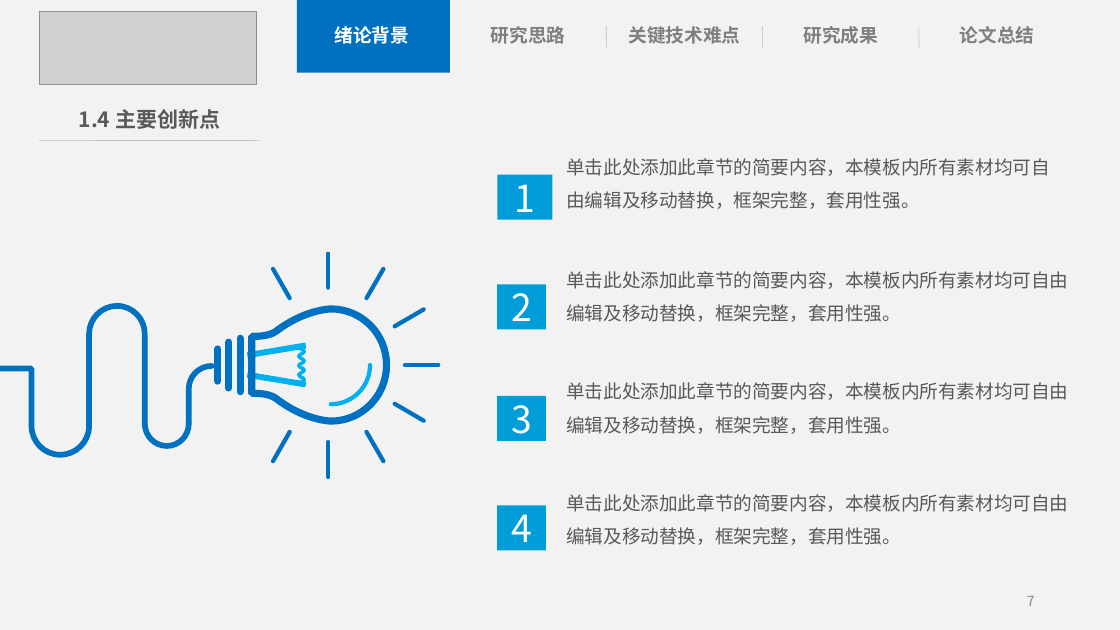
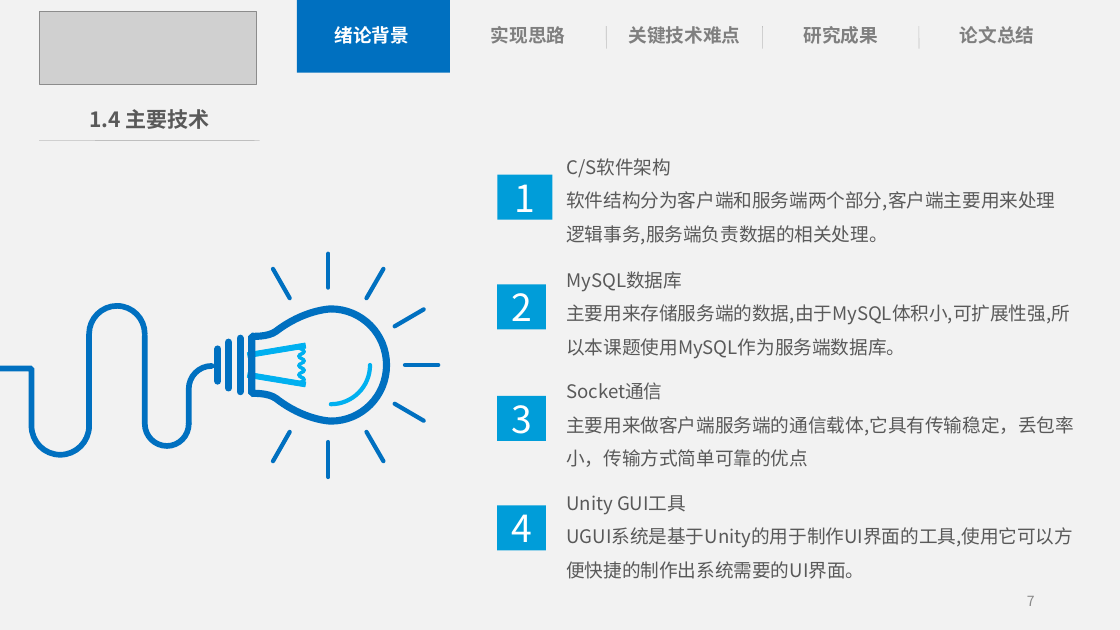
Before and after one commit to KIPKIPS/PocketCampusUnity, a slide deck: slide 7 of 基于Android的掌上校园APP开发答辩PPT.pptx. Drawn at 1120x630 pixels with LibreOffice and Linux fonts; fonts in the diff are those of the drawing; grey boxes stand for pictures. Boxes give left, top, right and bottom in pixels: in the first picture for what was removed or moved away, otherwise in the second. Text is boxed around its words. In the diff, an @@ line names an element or a change of style, - is before the commit and + after.

```diff
--- a/基于Android的掌上校园APP开发答辩PPT.pptx
+++ b/基于Android的掌上校园APP开发答辩PPT.pptx
@@ text at bbox=[491, 26, 565, 44]: text changed @@
-研究思路
+实现思路
@@ text at bbox=[89, 109, 210, 129]: text changed @@
-1.4 主要创新点
+1.4 主要技术
@@ text at bbox=[566, 158, 1055, 245]: text changed @@
-单击此处添加此章节的简要内容，本模板内所有素材均可自由编辑及移动替换，框架完整，套用性强。
+C/S软件架构
+软件结构分为客户端和服务端两个部分,客户端主要用来处理逻辑事务,服务端负责数据的相关处理。
@@ text at bbox=[566, 271, 1070, 359]: text changed @@
-单击此处添加此章节的简要内容，本模板内所有素材均可自由编辑及移动替换，框架完整，套用性强。
+MySQL数据库
+主要用来存储服务端的数据,由于MySQL体积小,可扩展性强,所以本课题使用MySQL作为服务端数据库。
@@ text at bbox=[566, 382, 1074, 467]: text changed @@
-单击此处添加此章节的简要内容，本模板内所有素材均可自由编辑及移动替换，框架完整，套用性强。
+Socket通信
+主要用来做客户端服务端的通信载体,它具有传输稳定，丢包率小，传输方式简单可靠的优点
@@ text at bbox=[566, 495, 1073, 579]: text changed @@
-单击此处添加此章节的简要内容，本模板内所有素材均可自由编辑及移动替换，框架完整，套用性强。
+Unity GUI工具
+UGUI系统是基于Unity的用于制作UI界面的工具,使用它可以方便快捷的制作出系统需要的UI界面。
```
Also in this commit, not shown: 6 other slides changed, 1 other file.
